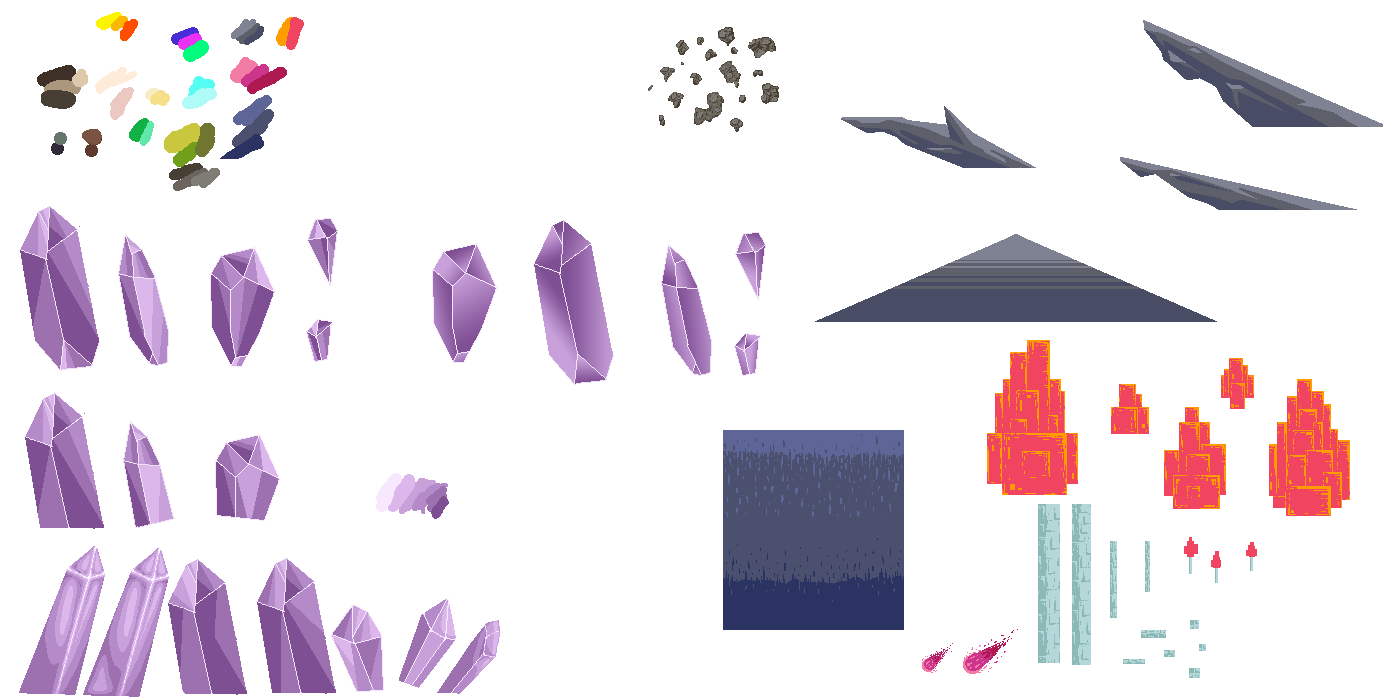
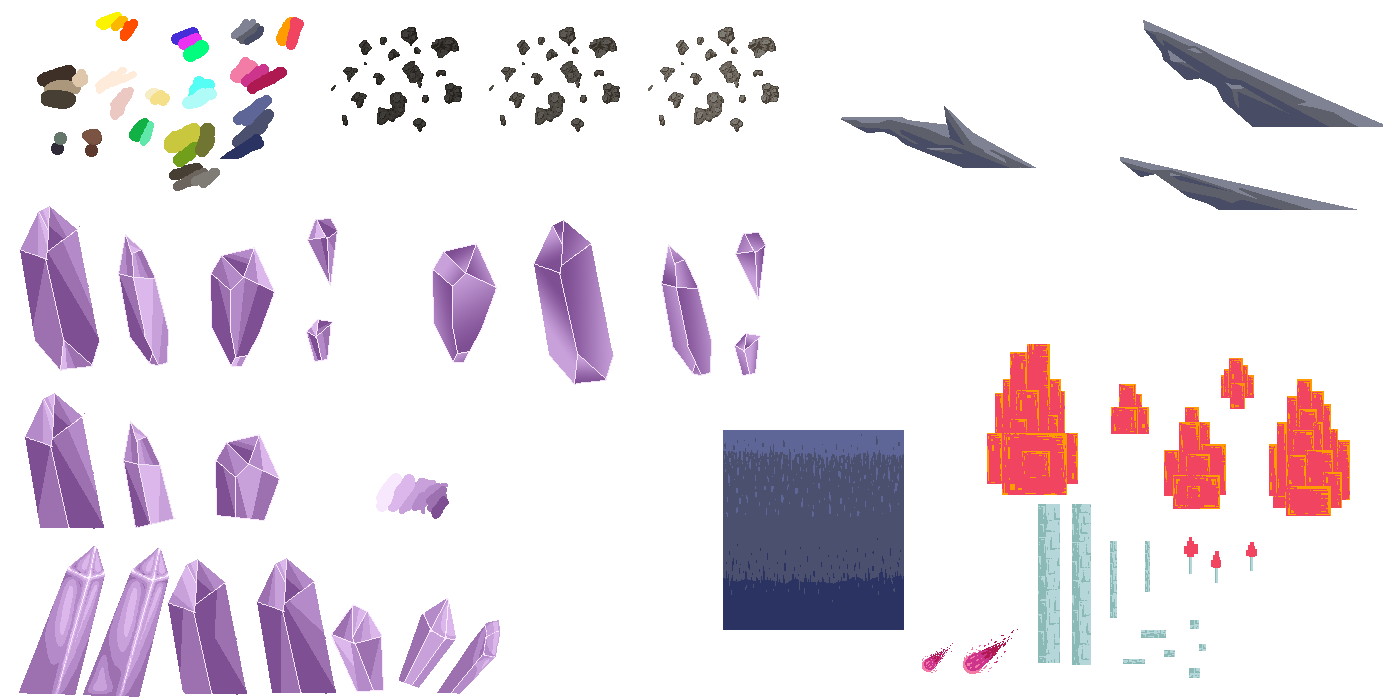
Comparing the layer stacks of the two 1400×700 images. Changes:
added layer "Layer 22" above "Layer 21" over (x1=532, y1=27, x2=1217, y2=344)
painted on "Layer 21" over (x1=331, y1=27, x2=1217, y2=344)
